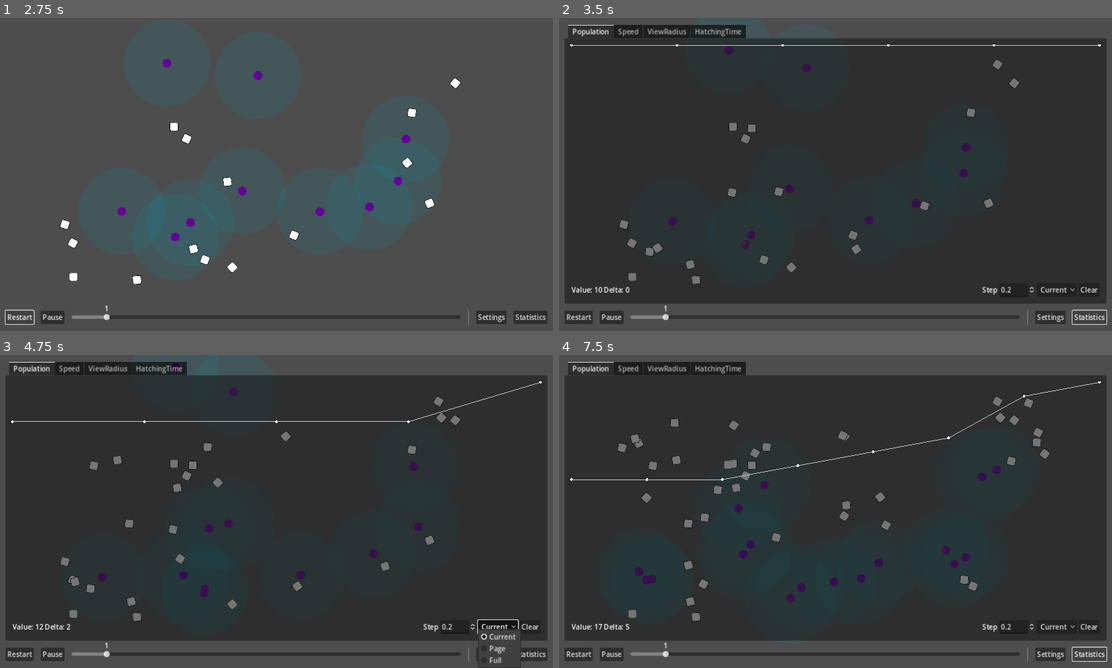
Above: before the commit, frames 1-4 (two rows, left to right).
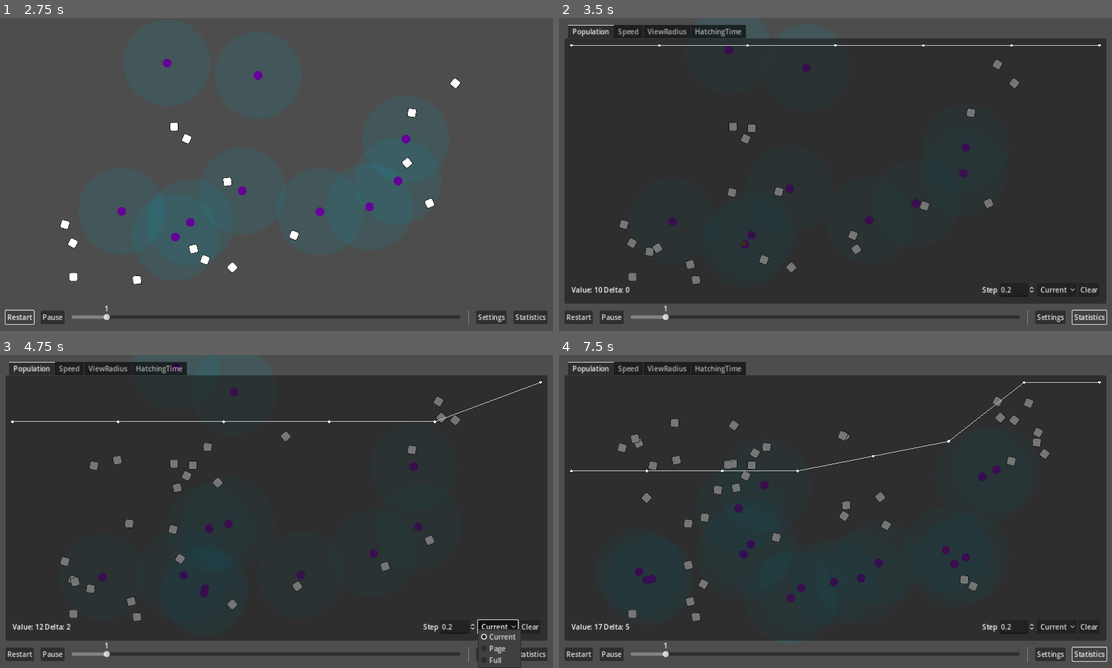
Above: after the commit, the same moments.

Repository: wivest/Natural-Selection
Game: Godot game, scene res://main.tscn
The game is run twice, just before and just after one commit, with the same random seed, the same clock (stepped at 60 frames per second) and the same inputs.
Inputs:
- Up to frame 1 (2.75 s): click "Restart" at 0.5 s; click "Restart" at 1.25 s; click "Restart" at 2 s
- Up to frame 2 (3.5 s): click "Statistics" at 2.75 s
- Up to frame 3 (4.75 s): click "Clear" at 3.5 s; click "Current" at 4.25 s
- Up to frame 4 (7.5 s): click "Current" at 5 s; click "Clear" at 5.75 s; click "Statistics" at 6.5 s; click "Statistics" at 7.25 s

Frame 1 is identical in both runs. In frame 2, less than 0.1% of the frame differs, in the area x 17-83%, y 8-10%; in frame 3, 0.1%; in frame 4, 0.4%, in the area x 2-98%, y 8-41%.

Commit message:
feat: create first node on clear

Diff:
--- a/ui/tabs/statistics/chart/chart.gd
+++ b/ui/tabs/statistics/chart/chart.gd
@@ -72,4 +72,4 @@
 
 func clear_nodes():
 	data = ChartData.new()
-	_previous_step = _time
+	_previous_step = _time - step / Parameters.speed
